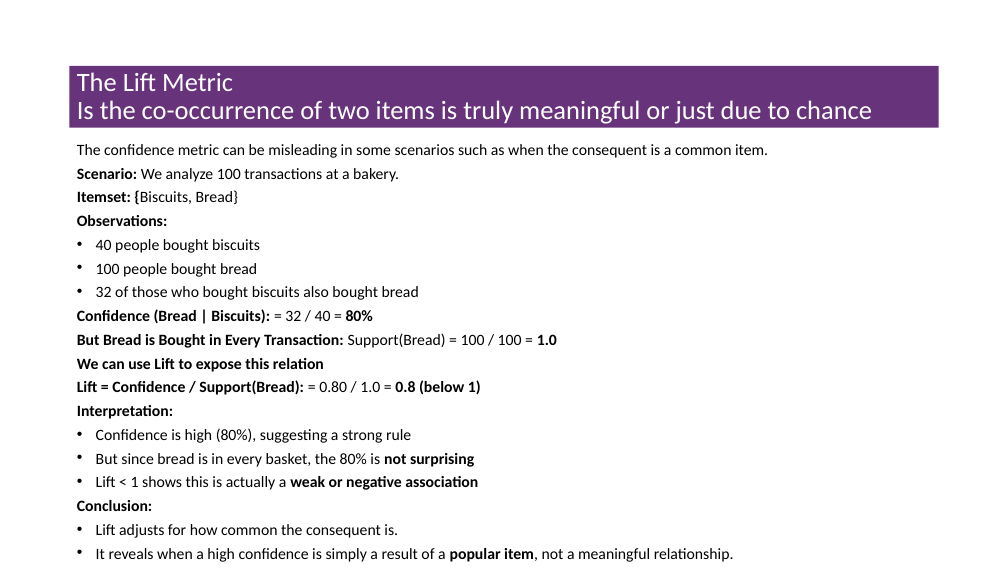
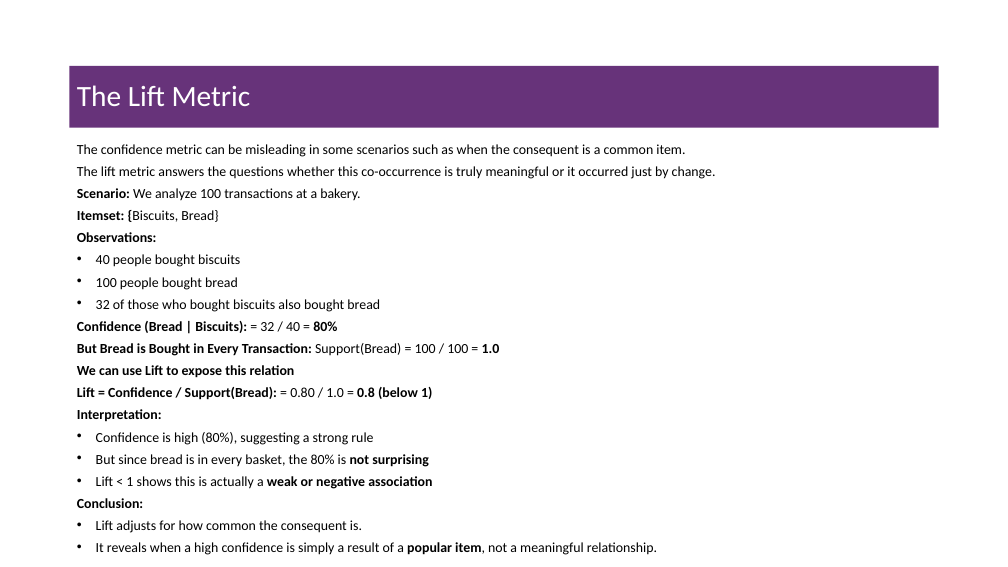
Before and after one commit to msfasha/307304-Data-Mining, a slide deck: slide 11 of 20242/Part 4-Associatin Rules Mining/beta/4-1-association_rules_mining.pptx (slide 10 before the commit). Drawn at 1008x567 pixels with LibreOffice and Linux fonts; fonts in the diff are those of the drawing; background and template pictures are left out. Boxes give left, top, right and bottom in pixels: in the first picture for what was removed or moved away, otherwise in the second. Text is boxed around its words. In the diff, an @@ line names an element or a change of style, - is before the commit and + after.

Commit message:
add association rules pptx

```diff
--- a/20242/Part 4-Associatin Rules Mining/beta/4-1-association_rules_mining.pptx
+++ b/20242/Part 4-Associatin Rules Mining/beta/4-1-association_rules_mining.pptx
@@ title at [77,85,251,106]: text changed; size 25.2 to 28 pt @@
-The Lift Metric
-Is the co-occurrence of two items is truly meaningful or just due to chance
+The Lift Metric
@@ text at [77,144,685,555]: size 15 to 13.2 pt in "The confidence metric can be misleading in ...", "Scenario: We analyze 100 transactions at a ...", "Itemset: {Biscuits, Bread}", "Observations:" and 14 more places @@
@@ text at [77,166,716,179]: paragraph added @@
+The lift metric answers the questions whether this co-occurrence is truly meaningful or it occurred just by change.
```
Also in this commit, not shown: 3 other slides changed, 1 slide added.
